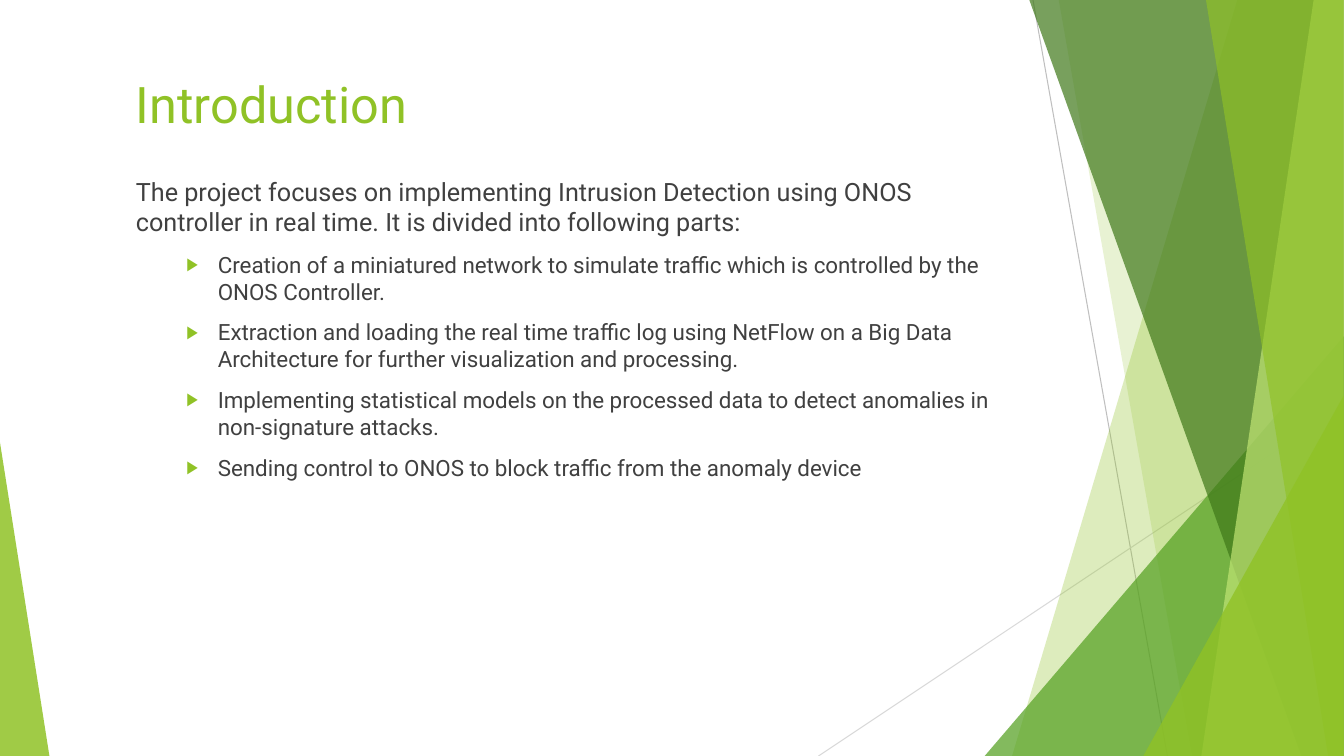
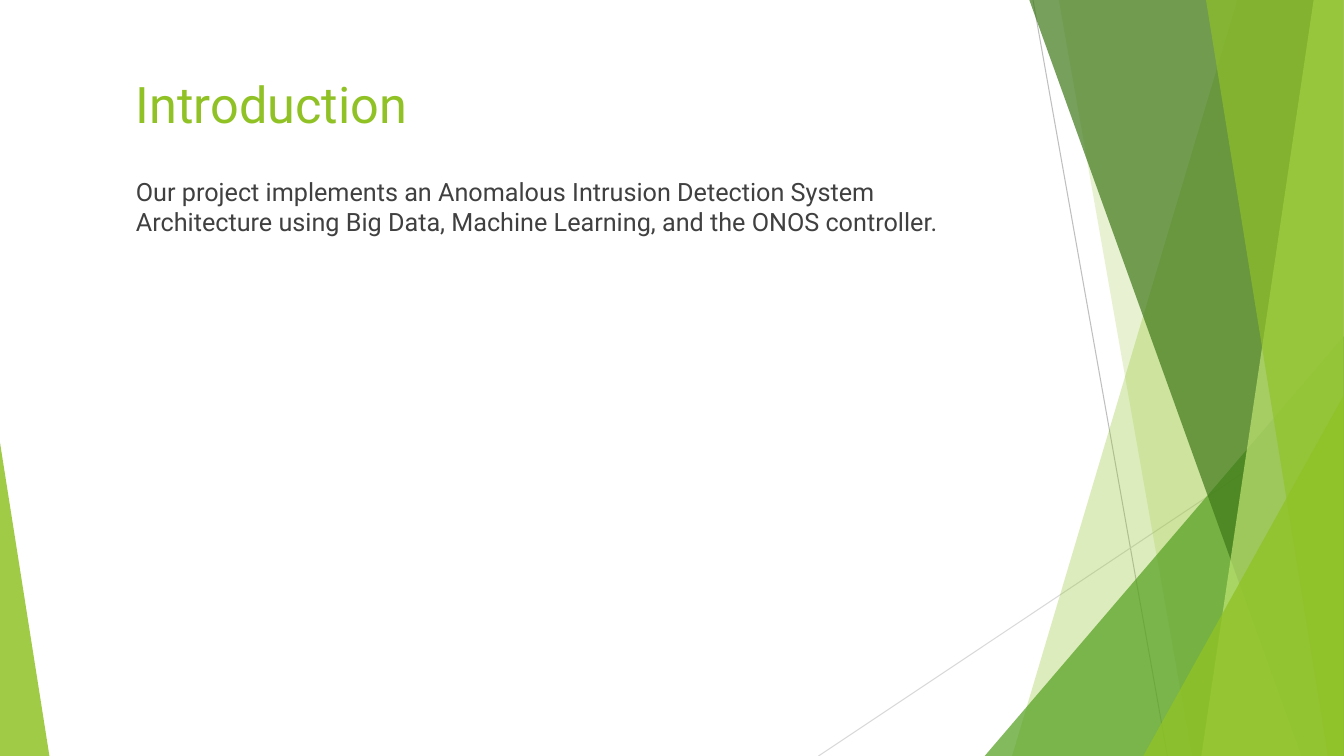
Before and after one commit to blynotes/CS6301_SDN, a slide deck: slide 2 of project_ppt.pptx. Drawn at 1344x756 pixels with LibreOffice and Linux fonts; fonts in the diff are those of the drawing. Boxes give left, top, right and bottom in pixels: in the first picture for what was removed or moved away, otherwise in the second. Text is boxed around its words. In the diff, an @@ line names an element or a change of style, - is before the commit and + after.

```diff
--- a/project_ppt.pptx
+++ b/project_ppt.pptx
@@ text at (136,182,938,237): text changed; size 16 to 18 pt @@
-The project focuses on implementing Intrusion Detection using ONOS controller in real time. It is divided into following parts:
-  ▶ Creation of a miniatured network to simulate traffic which is controlled by the ONOS Controller.
-  ▶ Extraction and loading the real time traffic log using NetFlow on a Big Data Architecture for further visualization and processing.
-  ▶ Implementing statistical models on the processed data to detect anomalies in non-signature attacks.
-  ▶ Sending control to ONOS to block traffic from the anomaly device
+Our project implements an Anomalous Intrusion Detection System Architecture using Big Data, Machine Learning, and the ONOS controller.
```
Also in this commit, not shown: 6 other slides changed, 16 slides added, 11 slides removed.
